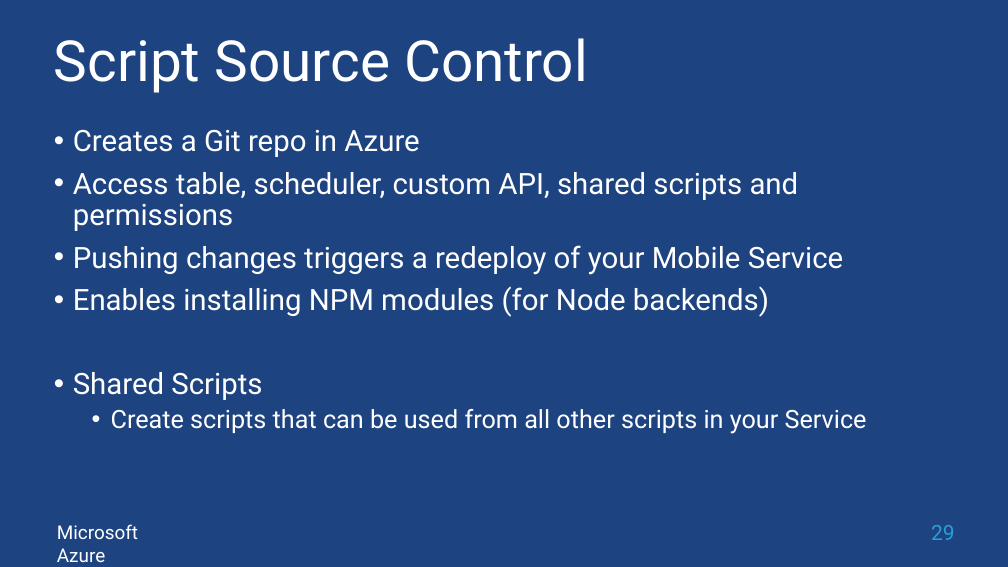
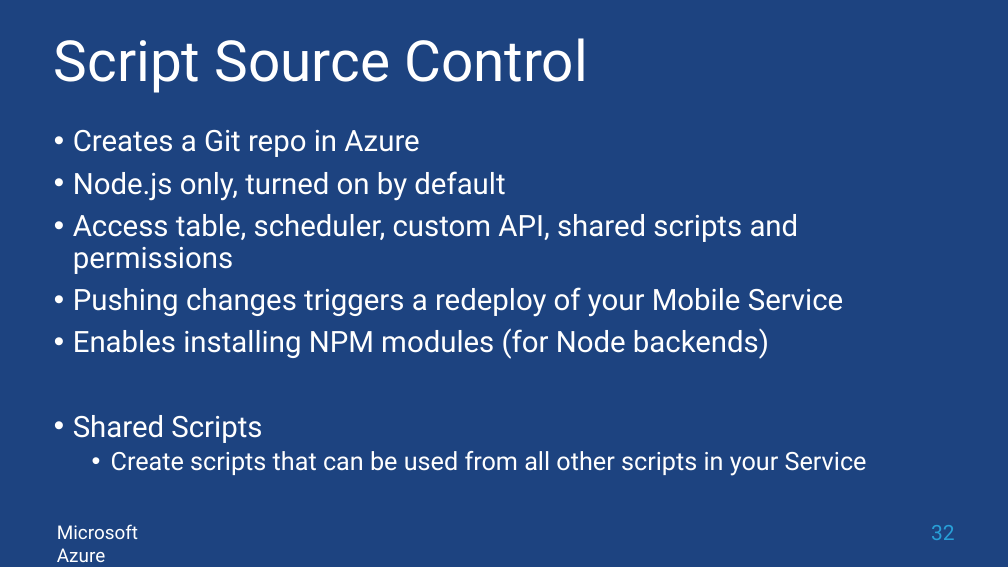
Before and after one commit to sack212/BasicAzureCamp, a slide deck: slide 32 of Mobile/Mobile.pptx (slide 29 before the commit). Drawn at 1008x567 pixels with LibreOffice and Linux fonts; fonts in the diff are those of the drawing; background and template pictures are left out. Boxes give left, top, right and bottom in pixels: in the first picture for what was removed or moved away, otherwise in the second. Text is boxed around its words. In the diff, an @@ line names an element or a change of style, - is before the commit and + after.

Commit message:
Updated Mobile deck: offline sync, script source control, resource broker

```diff
--- a/Mobile/Mobile.pptx
+++ b/Mobile/Mobile.pptx
@@ text at <box>73,171,505,201</box>: paragraph added @@
+• Node.js only, turned on by default
@@ page number at <box>931,525,955,540</box>: text changed @@
-29
+32
```
Also in this commit, not shown: 1 other slide changed, 3 slides added, 1 other file.
